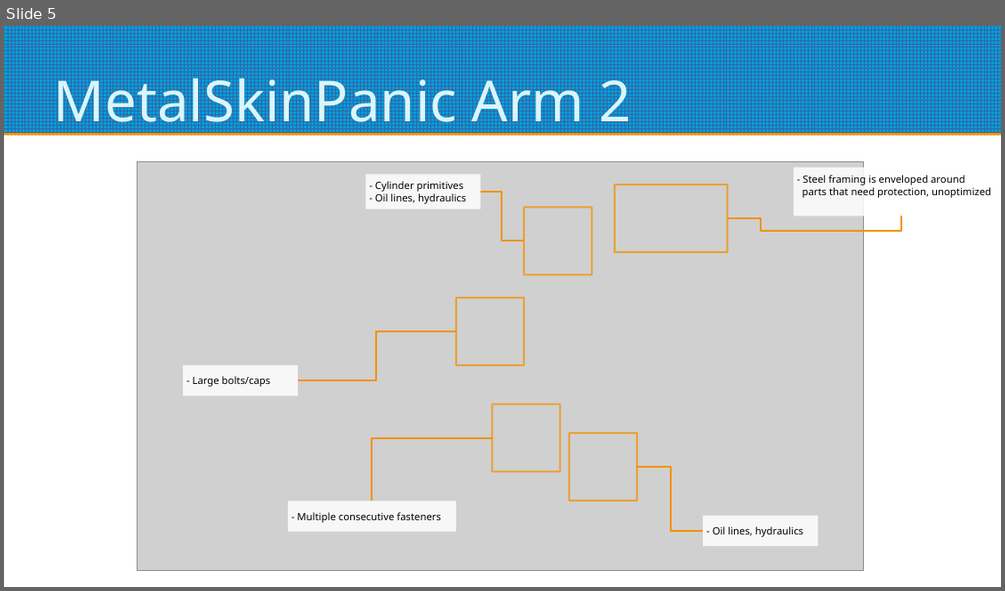
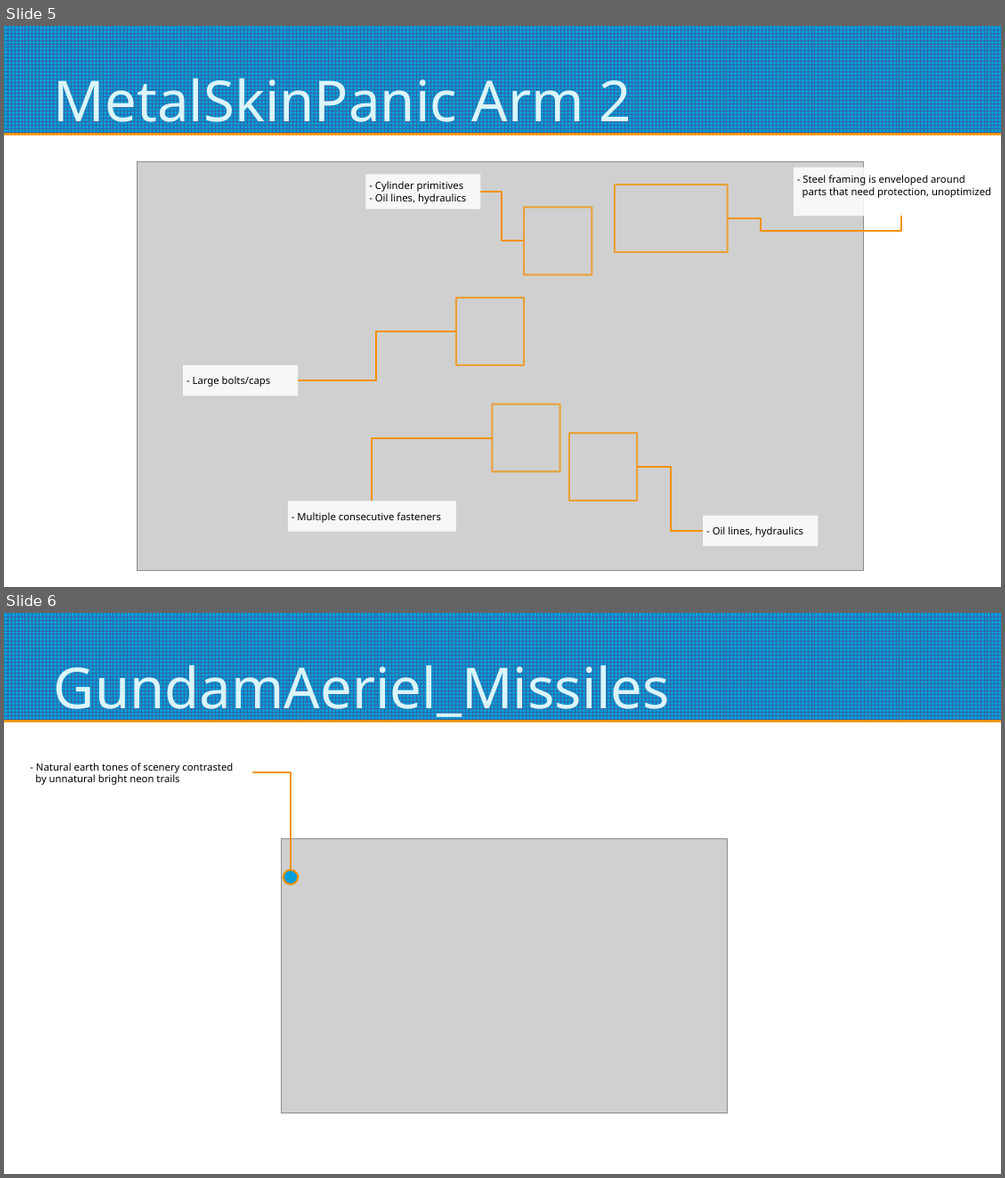
Before and after one commit to BarelyFunctionalCode/codename-uncapped, a slide deck: ArtReferences/Master Art Reference.odp. Shown one above the other, each under a label of ours: slide 5 before the commit, slides 5 and 6 after it. The pictures are 1005x591 and 1005x1178 pixels, drawn with LibreOffice and Linux fonts; fonts in the diff are those of the drawing; grey boxes stand for pictures. Boxes give left, top, right and bottom in pixels: in the first picture for what was removed or moved away, otherwise in the second. Text is boxed around its words. In the diff, an @@ line names an element or a change of style, - is before the commit and + after.

```diff
--- a/ArtReferences/Master Art Reference.odp
+++ b/ArtReferences/Master Art Reference.odp
@@ slide 6 added at (4, 613, 1001, 1174), background #FFFFFF; not listed: 1 template element that a slide beside it also shows @@
@@ title added at (54, 655, 670, 723), 45 pt, text #DBF5F9 @@
+GundamAeriel_Missiles
@@ text added at (35, 763, 233, 785), 8 pt, text #000000 @@
+- Natural earth tones of scenery contrasted
+by unnatural bright neon trails
@@ elbow line added from (252, 773) to (291, 870), #F49100 1.42 pt @@
@@ picture added at (281, 839, 728, 1113) @@
@@ ellipse added at (283, 870, 298, 884), fill #009EDA, outline #F49100 1.42 pt @@
```
Also in this commit, not shown: 1 other slide added, 5 other files.
